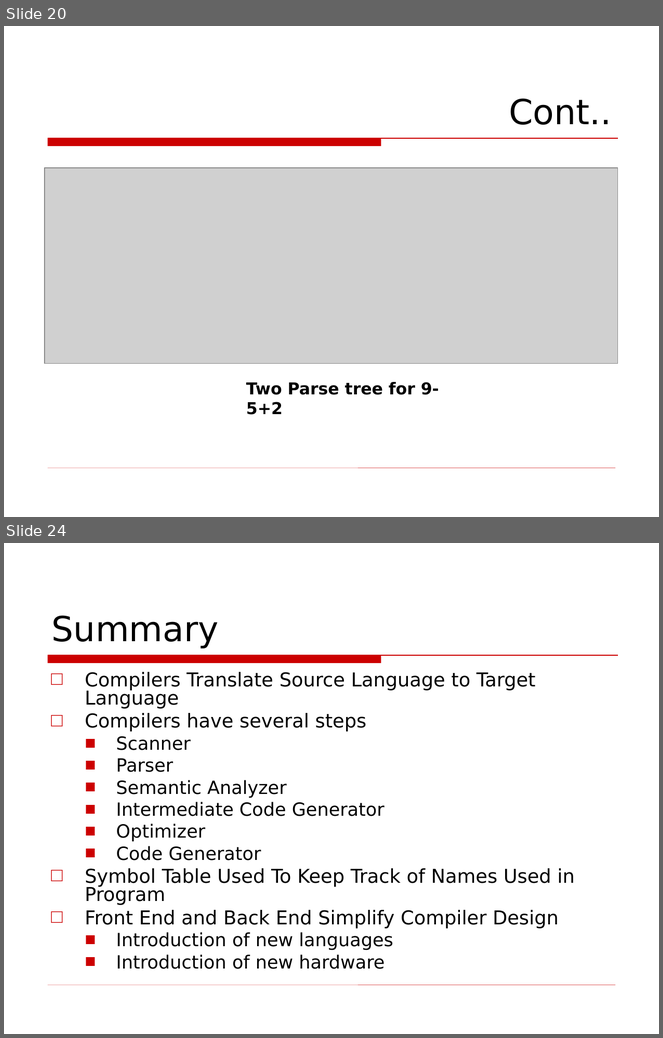
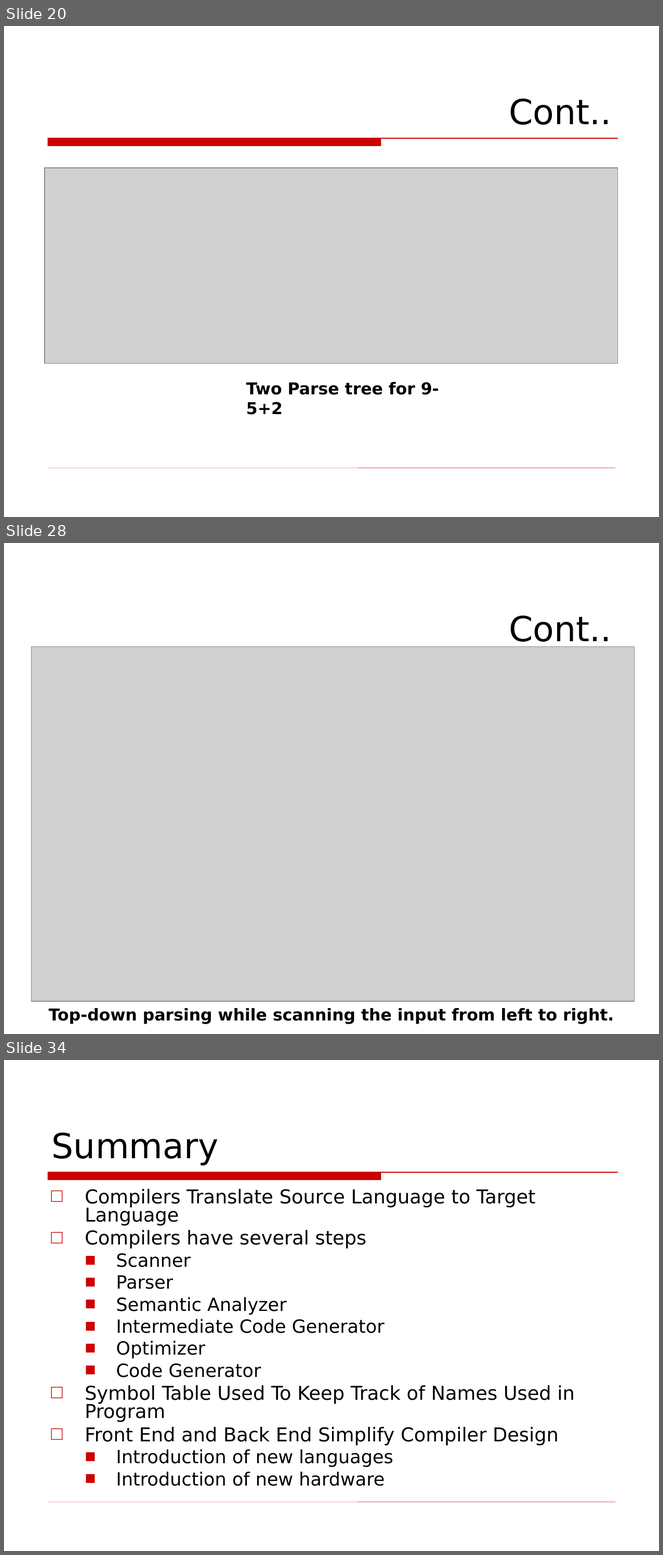
Before and after one commit to Fuuast-BSCS/Compiler-Construction, a slide deck: Compiler-02.ppt. Shown one above the other, each under a label of ours: slides 20 and 24 before the commit, slides 20, 28 and 34 after it; the slides between them are not shown. The pictures are 663x1038 and 663x1555 pixels, drawn with LibreOffice and Linux fonts; fonts in the diff are those of the drawing; grey boxes stand for pictures; background and template pictures are left out. Boxes give left, top, right and bottom in pixels: in the first picture for what was removed or moved away, otherwise in the second. Text is boxed around its words. In the diff, an @@ line names an element or a change of style, - is before the commit and + after.

```diff
--- a/Compiler-02.ppt
+++ b/Compiler-02.ppt
@@ slide 28 added at (4, 543, 659, 1034), background picture (left out) @@
@@ title added at (509, 615, 612, 649), 38 pt, text #000000 @@
+Cont..
@@ picture added at (32, 646, 635, 1002) @@
@@ text added at (49, 1008, 614, 1025), 18 pt, text #000000, bold @@
+Top-down parsing while scanning the input from left to right.
@@ what was slide 24 is now slide 34 @@
```
Also in this commit, not shown: 2 slides changed, 12 other slides added, 3 slides removed.
